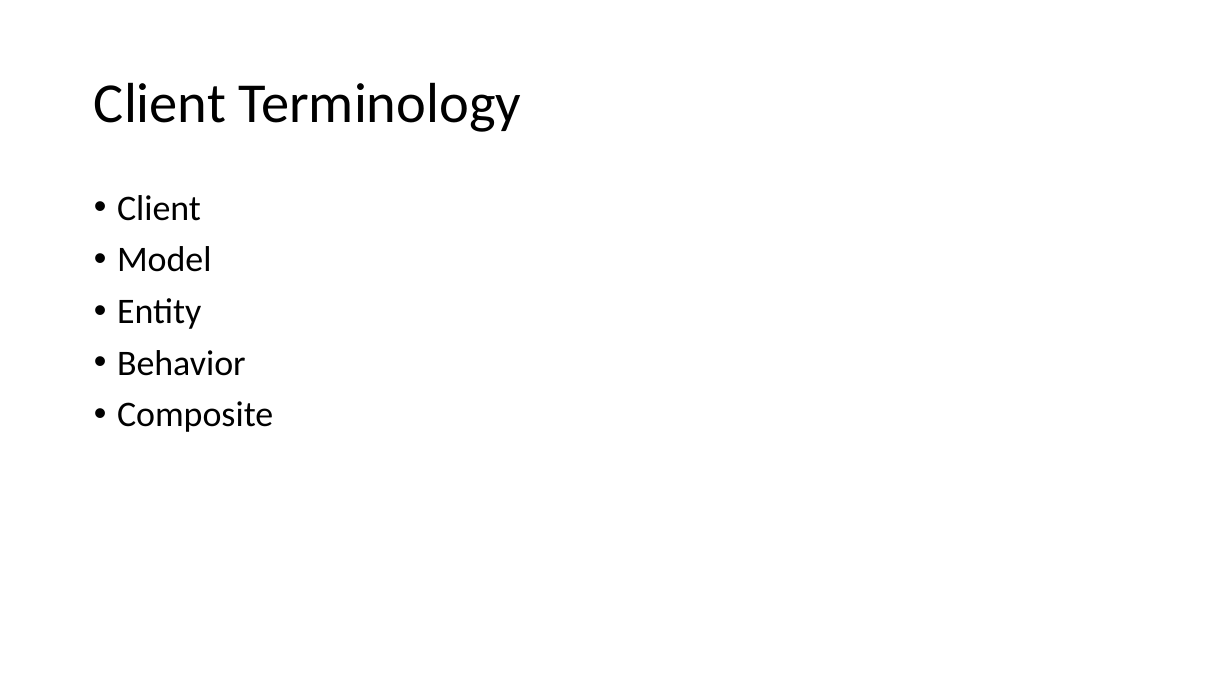
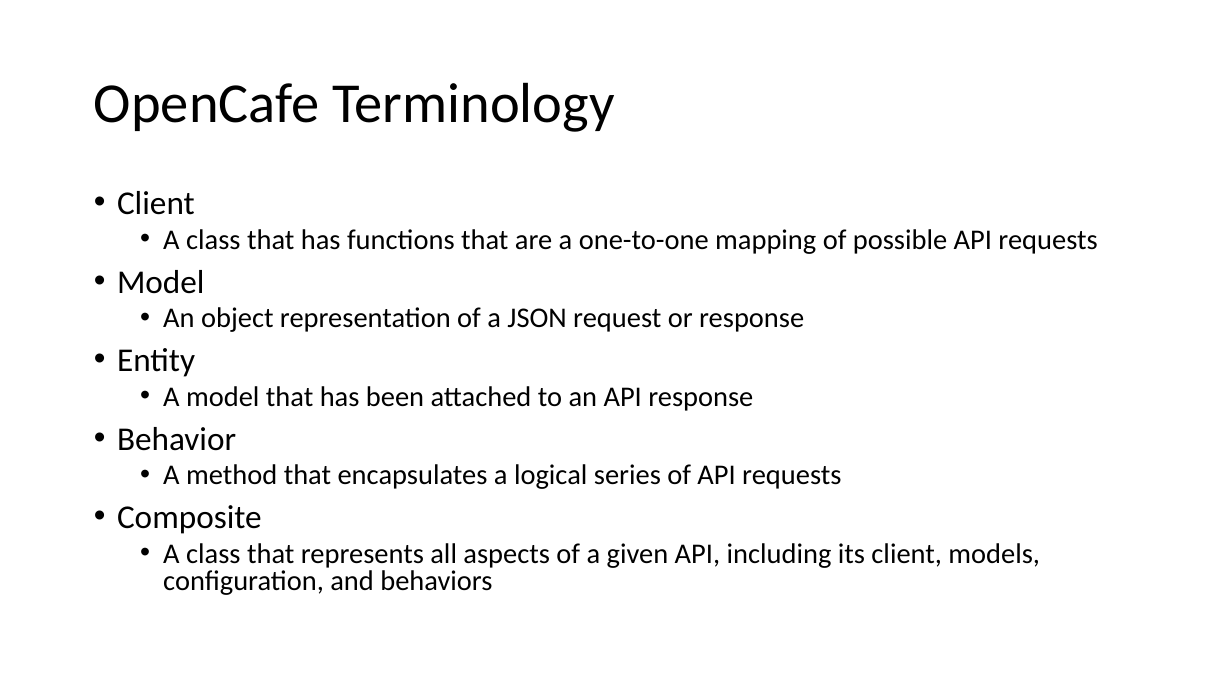
Before and after one commit to dwalleck/opencafe-training, a slide deck: slide 6 of OpenCafeTraining-Part1.pptx. Drawn at 1232x693 pixels with LibreOffice and Linux fonts; fonts in the diff are those of the drawing. Boxes give left, top, right and bottom in pixels: in the first picture for what was removed or moved away, otherwise in the second. Text is boxed around its words. In the diff, an @@ line names an element or a change of style, - is before the commit and + after.

```diff
--- a/OpenCafeTraining-Part1.pptx
+++ b/OpenCafeTraining-Part1.pptx
@@ title at box(94, 82, 614, 132): text changed @@
-Client Terminology
+OpenCafe Terminology
@@ text at box(117, 191, 262, 534): size 28 to 25.9 pt in "Client", "Model", "Entity", "Behavior" and 1 more places; line spacing 0.9 to 0.8 @@
@@ text at box(163, 229, 1097, 254): paragraph added @@
+  • A class that has functions that are a one-to-one mapping of possible API requests
@@ text at box(163, 307, 804, 332): paragraph added @@
+  • An object representation of a JSON request or response
@@ text at box(163, 386, 753, 411): paragraph added @@
+  • A model that has been attached to an API response
@@ text at box(163, 464, 841, 489): paragraph added @@
+  • A method that encapsulates a logical series of API requests
@@ text at box(163, 543, 1040, 595): paragraph added @@
+  • A class that represents all aspects of a given API, including its client, models, configuration, and behaviors
```
Also in this commit, not shown: 3 other slides changed, 4 slides added, 1 other file.
